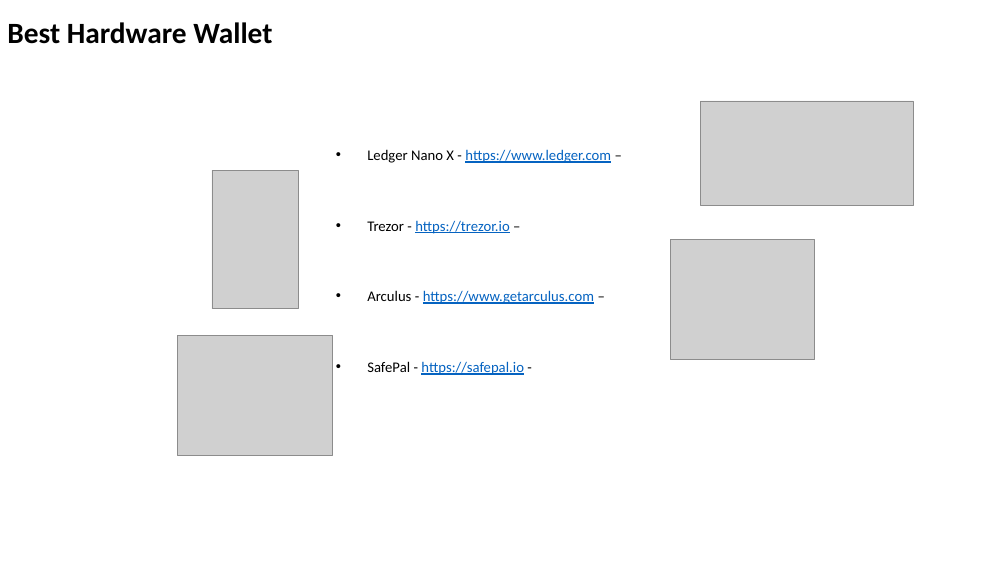
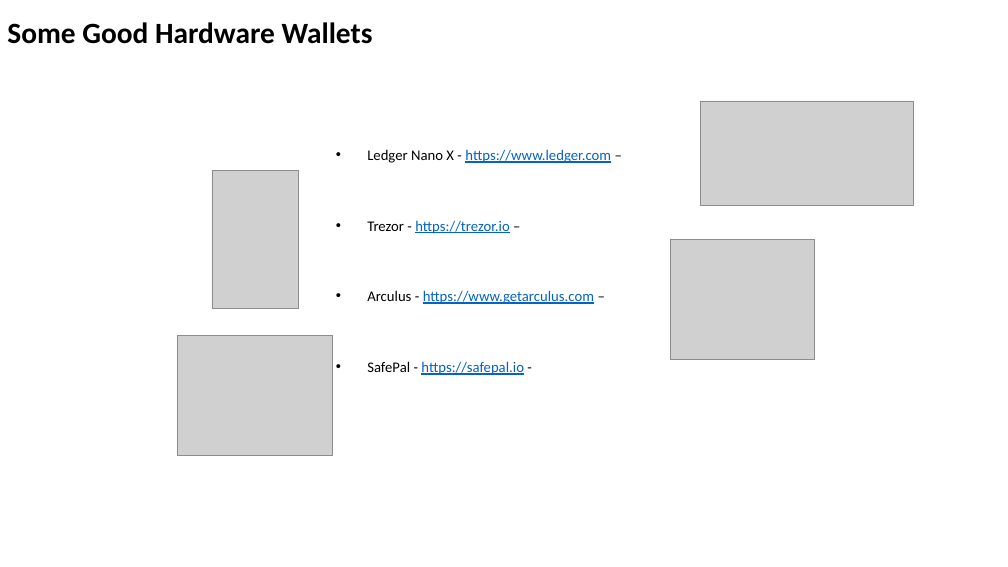
Before and after one commit to lselector/crypto, a slide deck: slide 11 of crypto_07_wallets.pptx. Drawn at 1008x567 pixels with LibreOffice and Linux fonts; fonts in the diff are those of the drawing; grey boxes stand for pictures. Boxes give left, top, right and bottom in pixels: in the first picture for what was removed or moved away, otherwise in the second. Text is boxed around its words. In the diff, an @@ line names an element or a change of style, - is before the commit and + after.

```diff
--- a/crypto_07_wallets.pptx
+++ b/crypto_07_wallets.pptx
@@ text at (x1=7, y1=22, x2=373, y2=44): text changed @@
-Best Hardware Wallet
+Some Good Hardware Wallets
```
Also in this commit, not shown: 5 other slides changed, 1 slide added, 1 slide removed.
